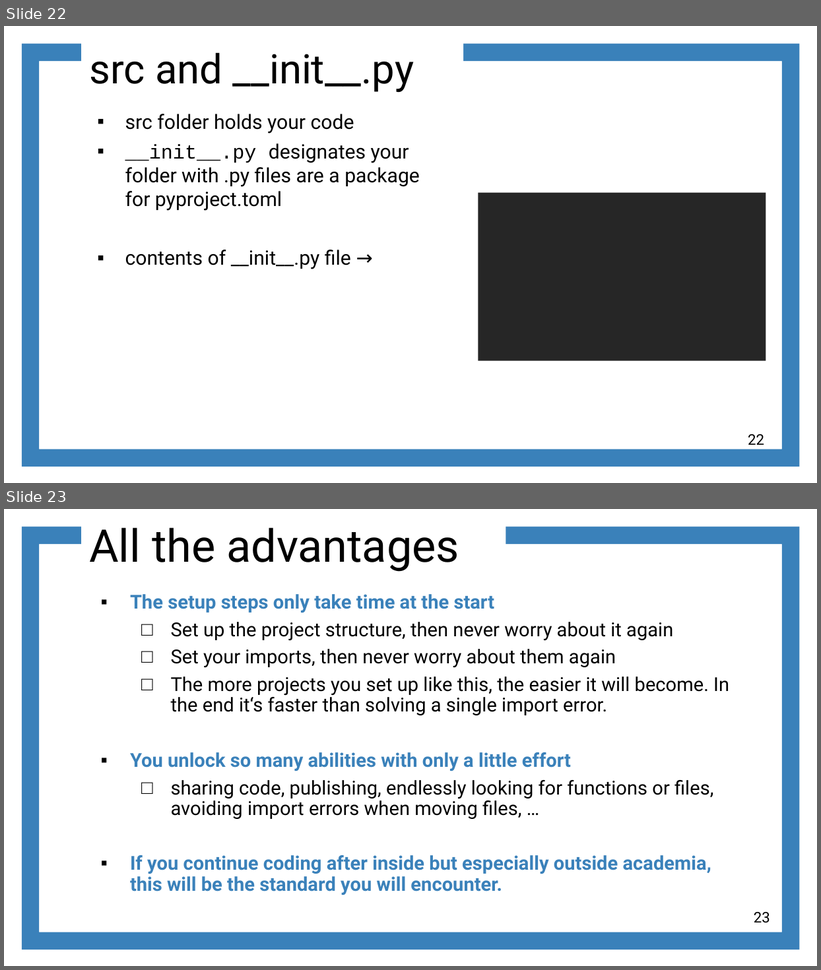
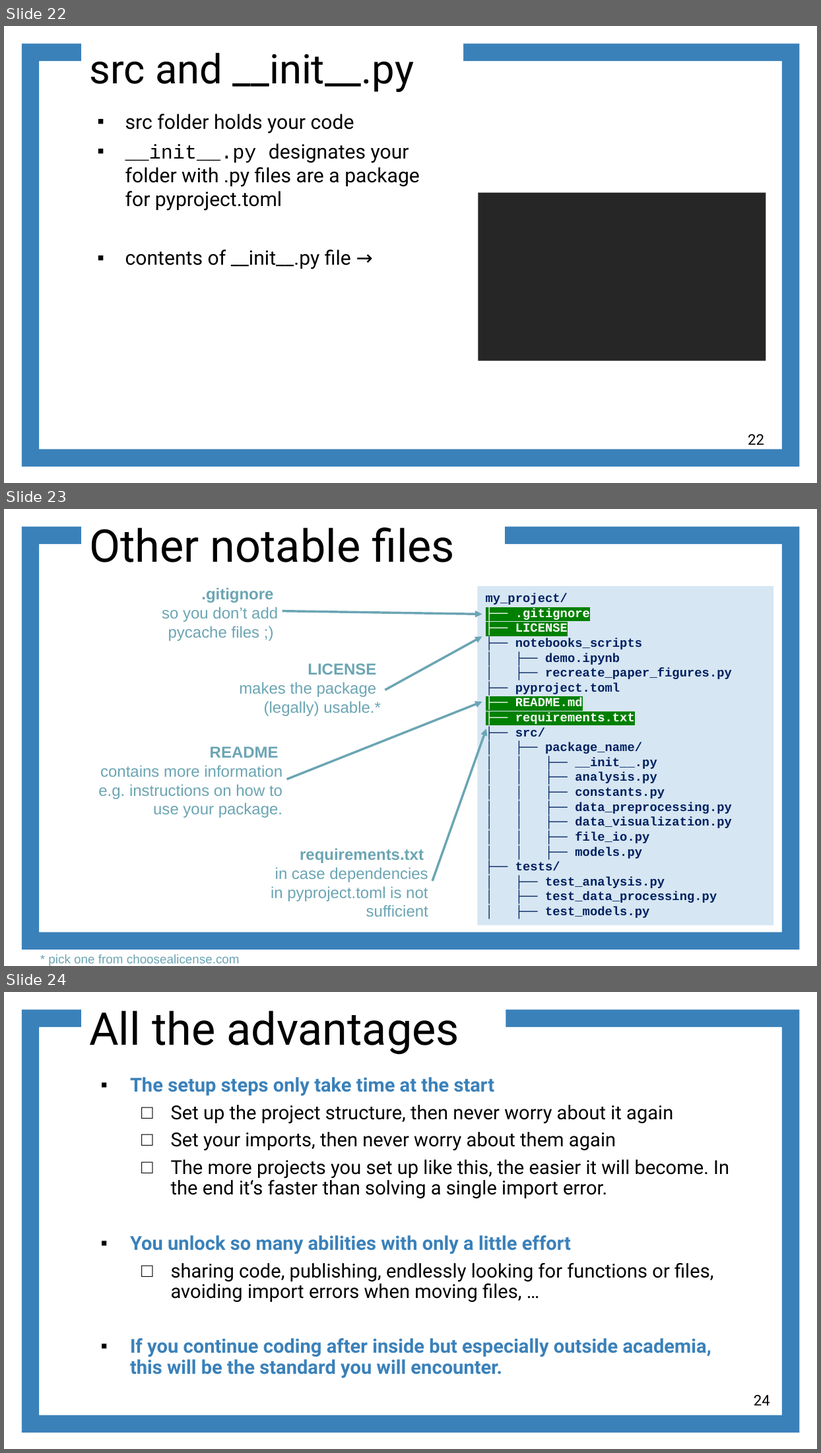
Before and after one commit to otizonaizit/TAM-retreat, a slide deck: ODD/materials/part2_packages_editable_install.pptx. Shown one above the other, each under a label of ours: slides 22 and 23 before the commit, slides 22, 23 and 24 after it. The pictures are 821x970 and 821x1453 pixels, drawn with LibreOffice and Linux fonts; fonts in the diff are those of the drawing. Boxes give left, top, right and bottom in pixels: in the first picture for what was removed or moved away, otherwise in the second. Text is boxed around its words. In the diff, an @@ line names an element or a change of style, - is before the commit and + after.

```diff
--- a/ODD/materials/part2_packages_editable_install.pptx
+++ b/ODD/materials/part2_packages_editable_install.pptx
@@ slide 23 added at bbox=[4, 509, 817, 966], background #FFFFFF; not listed: 1 template element that a slide beside it also shows @@
@@ title added at bbox=[89, 527, 455, 562], 40 pt, text #000000 @@
+Other notable files
@@ text added at bbox=[162, 588, 278, 641], 14 pt, text #6BA5B3 @@
+.gitignore
+so you don’t add
+pycache files ;)
@@ rectangle added at bbox=[477, 586, 773, 925], fill #D6E6F2, 11 pt, text #002060, bold @@
+my_project/
+├── .gitignore
+├── LICENSE
+├── notebooks_scripts
+│ ├── demo.ipynb
+│ ├── recreate_paper_figures.py
+├── pyproject.toml
+├── README.md
+├── requirements.txt
+├── src/
+│ ├── package_name/
+│ │ ├── __init__.py
+│ │ ├── analysis.py
+│ │ ├── constants.py
+│ │ ├── data_preprocessing.py
+│ │ ├── data_visualization.py
+│ │ ├── file_io.py
+│ │ ├── models.py
+├── tests/
+│ ├── test_analysis.py
+│ ├── test_data_processing.py
+│ ├── test_models.py
@@ arrow added from (282, 611) to (482, 614), #6BA5B3 2 pt @@
@@ arrow added from (385, 691) to (482, 636), #6BA5B3 2 pt @@
@@ text added at bbox=[239, 663, 381, 716], 14 pt, text #6BA5B3 @@
+LICENSE
+makes the package
+(legally) usable.*
@@ arrow added from (287, 780) to (482, 702), #6BA5B3 2 pt @@
@@ arrow added from (432, 881) to (486, 729), #6BA5B3 2 pt @@
@@ text added at bbox=[98, 747, 283, 818], 14 pt, text #6BA5B3 @@
+README
+contains more information e.g. instructions on how to use your package.
@@ text added at bbox=[271, 848, 428, 917], 14 pt, text #6BA5B3 @@
+requirements.txt
+in case dependencies
+in pyproject.toml is not
+sufficient
@@ text added at bbox=[48, 955, 240, 966], 11 pt, text #6BA5B3 @@
+* pick one from choosealicense.com
@@ what was slide 23 is now slide 24 @@
@@ page number at bbox=[754, 1395, 770, 1406]: text changed @@
-23
+24
```
Also in this commit, not shown: 3 slides changed, 4 other files.
